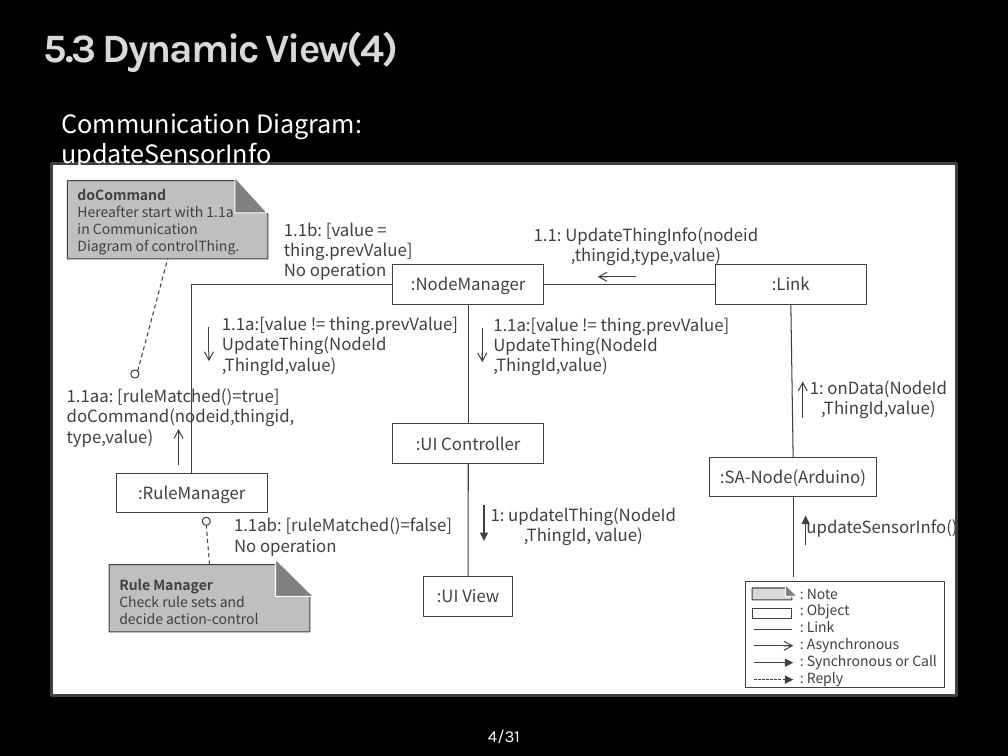
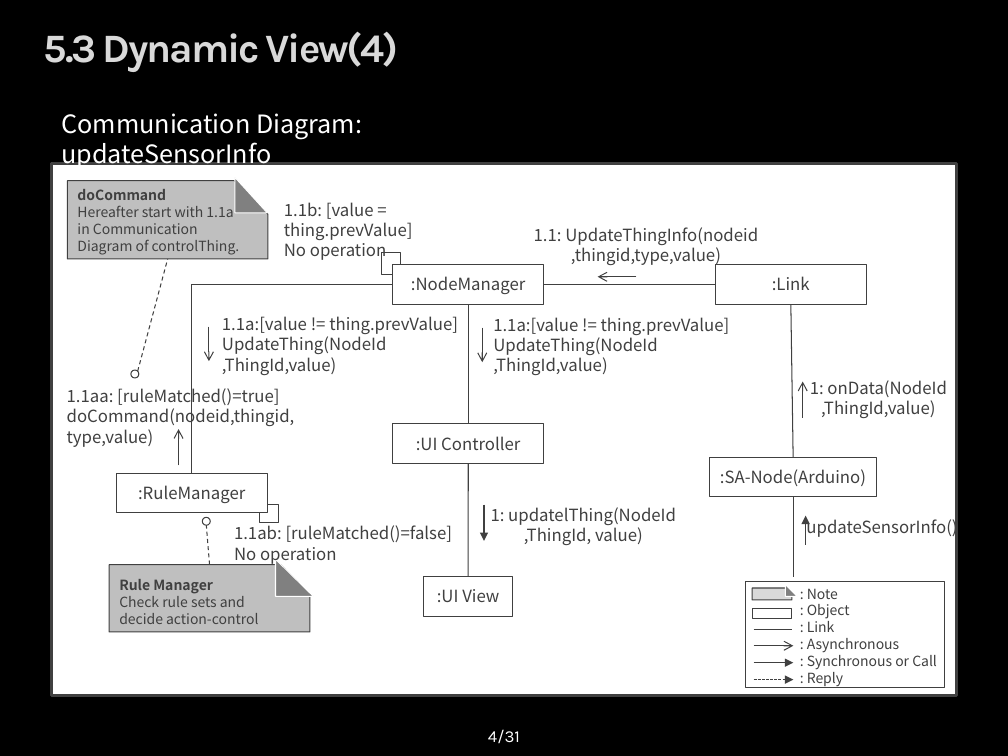
Before and after one commit to youkkwon/smarthome, a slide deck: slide 4 of doc/dynamic view 150616_communication_dgm.pptx. Drawn at 1008x756 pixels with LibreOffice and Linux fonts; fonts in the diff are those of the drawing; background and template pictures are left out. Boxes give left, top, right and bottom in pixels: in the first picture for what was removed or moved away, otherwise in the second. Text is boxed around its words. In the diff, an @@ line names an element or a change of style, - is before the commit and + after.

Commit message:
update relation about self-check
update relation about self-check

```diff
--- a/doc/dynamic view 150616_communication_dgm.pptx
+++ b/doc/dynamic view 150616_communication_dgm.pptx
@@ text "1.1b: [value = thing.prevValue]": place and size @@
-text "1.1b: [value = thing.prevValue]" at (284,222,413,280)
+text "1.1b: [value = thing.prevValue]" at (284,202,413,261)
@@ elbow line added from (392, 274) to (401, 264), #404040 0.75 pt @@
@@ elbow line added from (267, 505) to (259, 513), #404040 0.75 pt @@
@@ text "1.1ab: [ruleMatched()=false]" rewrapped from (234,517,452,556) to (234,522,452,565) @@
```
